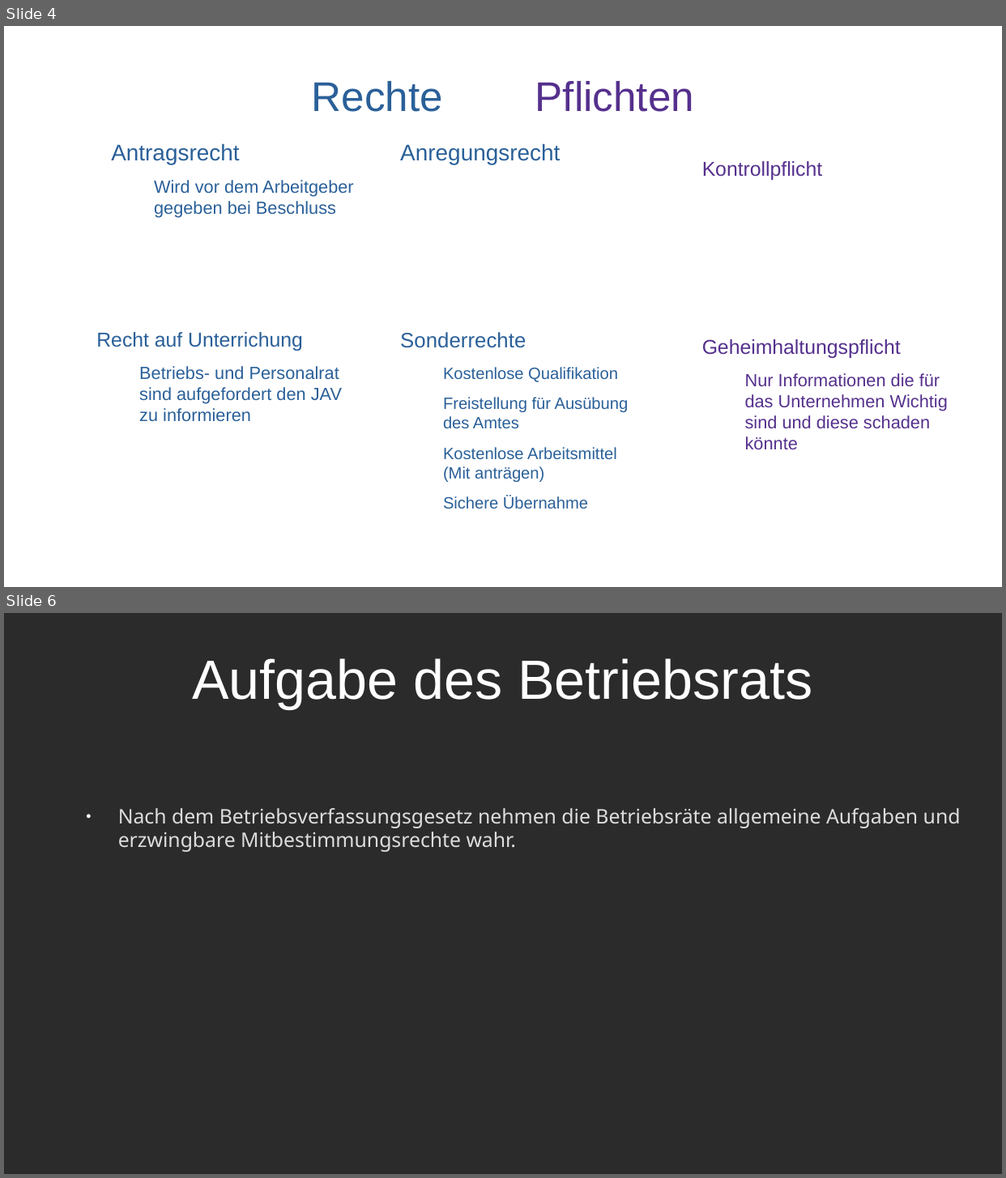
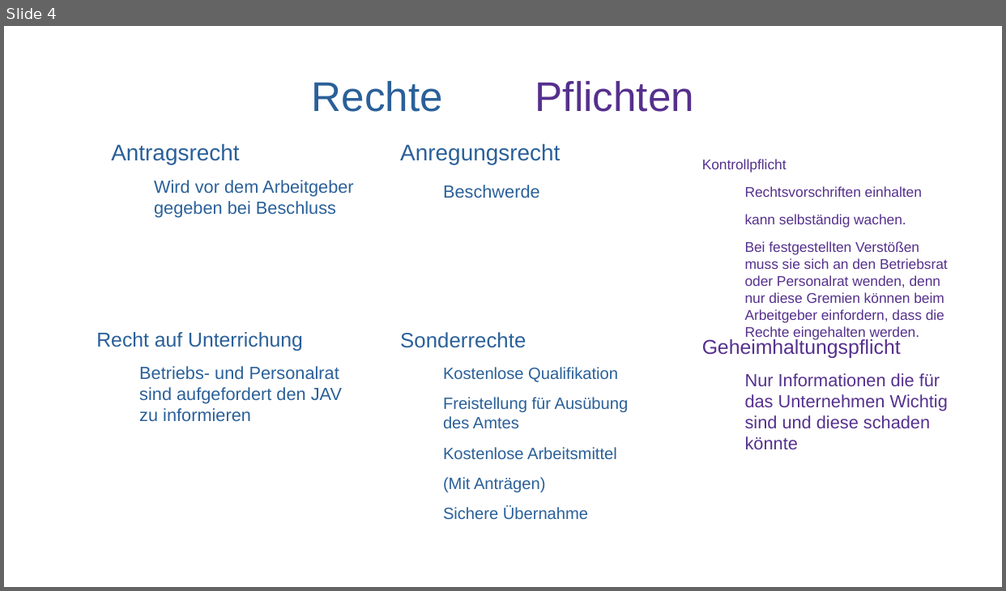
Before and after one commit to Quanterm/Mitbestimmung-im-Betrieb, a slide deck: Jugend- und Auszubildendenvertretungen.odp. Shown one above the other, each under a label of ours: slides 4 and 6 before the commit, slide 4 after it; the slides between them are not shown. The pictures are 1006x1178 and 1006x591 pixels, drawn with LibreOffice and Linux fonts; fonts in the diff are those of the drawing; background and template pictures are left out; a plain dark background stands for a picture behind light text. Boxes give left, top, right and bottom in pixels: in the first picture for what was removed or moved away, otherwise in the second. Text is boxed around its words. In the diff, an @@ line names an element or a change of style, - is before the commit and + after.

```diff
--- a/Jugend- und Auszubildendenvertretungen.odp
+++ b/Jugend- und Auszubildendenvertretungen.odp
@@ slide 6 removed at (4,613,1002,1174), background picture (left out) @@
@@ title removed at (192,658,812,709) @@
-Aufgabe des Betriebsrats
@@ text removed at (118,808,961,852) @@
-● Nach dem Betriebsverfassungsgesetz nehmen die Betriebsräte allgemeine Aufgaben und erzwingbare Mitbestimmungsrechte wahr.
@@ slide 4 changed as well @@
@@ text at (702,159,786,173): size 16 to 11.2 pt in "Kontrollpflicht" @@
@@ text at (443,185,540,199): paragraph added @@
+  − Beschwerde
@@ text at (745,186,948,339): paragraphs added @@
+  − Rechtsvorschriften einhalten
+  − kann selbständig wachen.
+  − Bei festgestellten Verstößen muss sie sich an den Betriebsrat oder Personalrat wenden, denn nur diese Gremien können beim Arbeitgeber einfordern, dass die Rechte eingehalten werden.
@@ text at (443,447,617,493): text changed @@
-  − Kostenlose Arbeitsmittel (Mit anträgen)
+  − Kostenlose Arbeitsmittel
+  (Mit Anträgen)
```
Also in this commit, not shown: 4 other slides changed, 1 slide added, 1 other slide removed, 11 other files.
